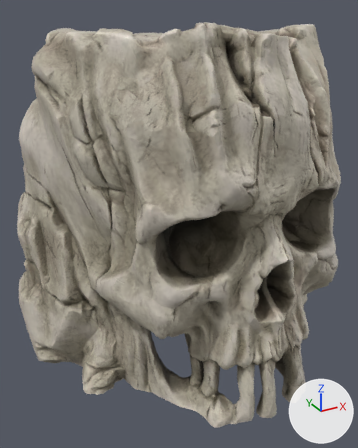
A saved change to the glTF model assets/models/sv_skullcliff.glb.
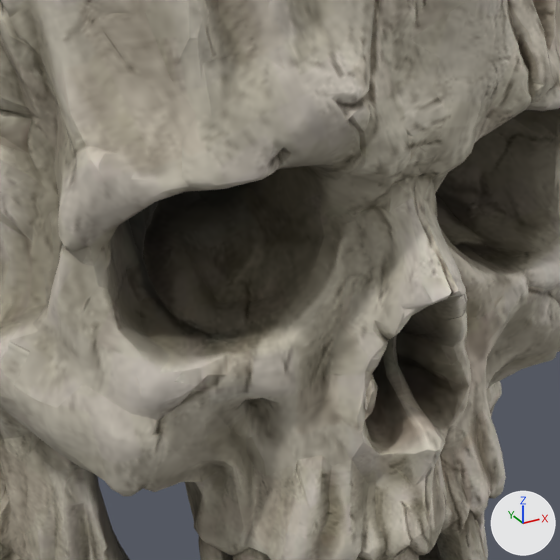
Each version appears first whole from a 50 mm camera at (-1.294, -2.304, 0.948) aimed at (-0.058, -0.057, -0.175), and next in a close-up on the part from 32% to 92% of the width and 33% to 81% of the height. Lighting does not change. The marker at lower right points along +X, +Y and +Z. The first two pictures are the older version. Vertices at exactly the same position are counted once.
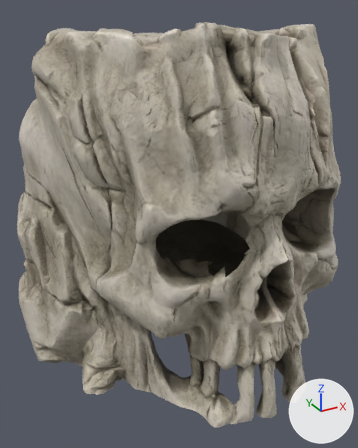
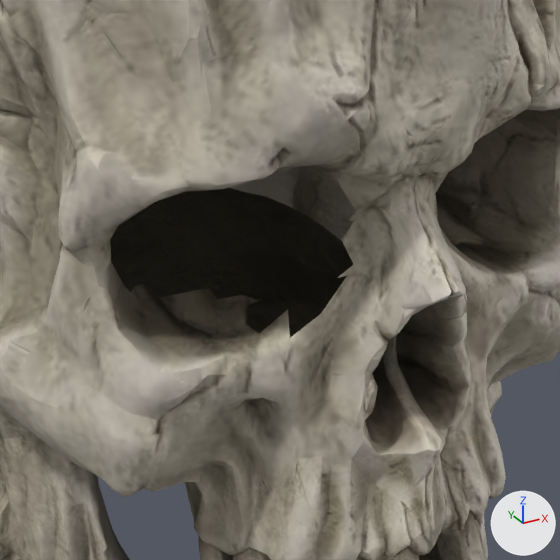
Patch to the scene script:
```diff
--- a/assets/models/sv_skullcliff.glb.py
+++ b/assets/models/sv_skullcliff.glb.py
@@ me_mesh_0 @@
 # used by ob_mesh_0; location = (0.0, 0.0, 0.0)
-me_mesh_0.from_pydata(...)  # 15646 vertices, 31312 faces; spans x -0.93..0.93, y -0.95..0.95, z -0.89..0.89
+me_mesh_0.from_pydata(...)  # 15472 vertices, 30916 faces; spans x -0.93..0.93, y -0.95..0.95, z -0.89..0.89
+# me_mesh_0 part 1
+# 174 vertices are removed from x -0.46..-0.09, y -0.77..-0.36, z -0.1..0.18
+# 396 faces are deleted
 me_mesh_0.materials.append(mat_material_0)
```

Boxes [x1, y1, x2, y2] around the edits, measured in the close-ups (560 x 560 px):
part 1 of me_mesh_0, deleted
    before: [110, 166, 356, 338]
